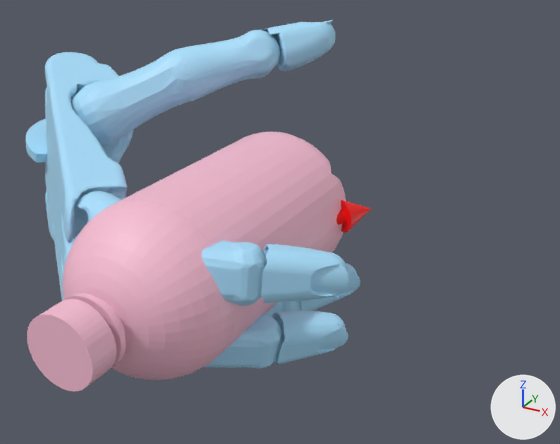
Two versions of the glTF model static/assets/cond/Shadowhand/contactdb+water_bottle/6.glb, one commit apart.
Rendered twice from a camera (50 mm lens) standing at (0.142, -0.207, 0.121) and looking at (0.005, 0.042, -0.004). Every picture has the same lights, and +X, +Y and +Z are marked at lower right. Where no turn or scale is listed for an object, it has been applied to the vertices. Vertices at the same position are counted once.

Objects in the first picture: 'geometry_1', 'geometry_2', 'water_bottle.stl'.
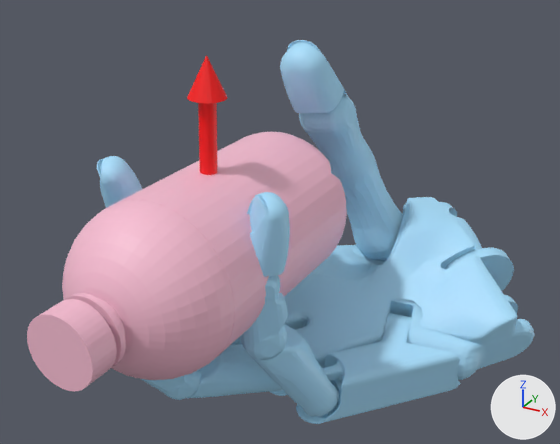
Where the change shows, as pixel boxes [x1, y1, x2, y2] in the pictures (560 x 444 px; the box of a moved part takes in the faces that stretch with it):
'geometry_1', reshaped (31% wider, 10% taller)
    before: [26, 20, 360, 369]
    after: [97, 40, 534, 424]
'geometry_2', reshaped
    before: [336, 200, 372, 233]
    after: [187, 55, 228, 175]
part 1 of me_geometry_1, moved or reshaped
    before: [45, 52, 127, 301]
    after: [270, 202, 534, 396]
part 2 of me_geometry_1, moved or reshaped
    before: [26, 119, 47, 162]
    after: [444, 248, 514, 291]
part 3 of me_geometry_1, moved or reshaped
    before: [97, 63, 134, 164]
    after: [359, 197, 517, 346]
part 4 of me_geometry_1, moved or reshaped (not visible afterwards)
    before: [75, 191, 121, 237]
part 5 of me_geometry_1, moved or reshaped (not visible afterwards)
    before: [202, 241, 267, 306]
part 6 of me_geometry_1, moved or reshaped
    before: [261, 244, 349, 303]
    after: [97, 156, 142, 208]
part 7 of me_geometry_1, moved or reshaped (not visible afterwards)
    before: [204, 315, 282, 369]
part 8 of me_geometry_1, moved or reshaped (not visible afterwards)
    before: [272, 310, 348, 364]
part 9 of me_geometry_1, moved or reshaped (not visible before)
    after: [188, 344, 282, 398]
part 10 of me_geometry_1, moved or reshaped
    before: [264, 302, 283, 317]
    after: [141, 370, 201, 400]
part 11 of me_geometry_1, moved or reshaped
    before: [52, 224, 54, 238]
    after: [296, 313, 461, 424]
part 12 of me_geometry_1, moved or reshaped (not visible before)
    after: [250, 324, 339, 416]
part 13 of me_geometry_1, moved or reshaped
    before: [280, 301, 302, 312]
    after: [239, 275, 288, 360]
part 14 of me_geometry_1, moved or reshaped
    before: [301, 263, 360, 311]
    after: [247, 192, 290, 277]
part 15 of me_geometry_1, moved or reshaped
    before: [71, 51, 193, 145]
    after: [343, 167, 404, 260]
part 16 of me_geometry_1, moved or reshaped
    before: [166, 30, 280, 102]
    after: [299, 94, 377, 189]
part 17 of me_geometry_1, moved or reshaped
    before: [261, 20, 336, 71]
    after: [280, 40, 348, 113]

What changed in the scene script:
```text
Change me_geometry_1:
    where me_geometry_1.from_pydata(...)  # 23775 vertices, 47220 faces; spans x -0.129..0.059, y -0.046..0.102, z -0.058..0.067
    me_geometry_1 part 1: the loose piece of 3477 vertices spanning x -0.129..-0.026, y -0.032..0.063, z -0.038..0.052 is multiplied about its middle by the matrix ((-0.599, 0.657, -0.458), (-0.553, 0.074, 0.83), (0.579, 0.75, 0.319)), then moved by (0.108, 0.067, -0.058)
    me_geometry_1 part 2: the loose piece of 90 vertices spanning x -0.128..-0.089, y 0.028..0.067, z 0.002..0.018 is multiplied about its middle by the matrix ((-0.599, 0.657, -0.458), (-0.553, 0.074, 0.83), (0.579, 0.75, 0.319)), then moved by (0.178, 0.057, -0.054)
    me_geometry_1 part 3: the loose piece of 2386 vertices spanning x -0.114..-0.064, y 0.021..0.067, z -0.031..0.048 is multiplied about its middle by the matrix ((-0.599, 0.657, -0.458), (-0.553, 0.074, 0.83), (0.579, 0.75, 0.319)), then moved by (0.144, 0.048, -0.044)
    me_geometry_1 part 4: the loose piece of 549 vertices spanning x -0.042..0.015, y -0.045..-0.011, z 0.002..0.022 is multiplied about its middle by the matrix ((-0.313, 0.782, -0.539), (-0.547, 0.315, 0.776), (0.777, 0.537, 0.329)), then moved by (-0.021, 0.074, -0.051)
    me_geometry_1 part 5: the loose piece of 224 vertices spanning x 0.0..0.038, y -0.046..-0.02, z 0.002..0.022 is multiplied about its middle by the matrix ((-0.477, 0.704, -0.526), (-0.584, 0.193, 0.788), (0.657, 0.683, 0.319)), then moved by (-0.069, 0.059, -0.029)
    me_geometry_1 part 6: the loose piece of 2529 vertices spanning x 0.032..0.059, y -0.031..-0.006, z 0.001..0.019 is multiplied about its middle by the matrix ((-0.458, 0.715, -0.528), (-0.581, 0.209, 0.787), (0.673, 0.667, 0.32)), then moved by (-0.097, 0.031, -0.001)
    me_geometry_1 part 7: the loose piece of 224 vertices spanning x -0.003..0.034, y -0.034..-0.003, z -0.034..-0.012 is multiplied about its middle by the matrix ((-0.669, 0.646, -0.366), (-0.5, -0.028, 0.866), (0.549, 0.762, 0.342)), then moved by (-0.054, 0.025, -0.01)
    me_geometry_1 part 8: the loose piece of 2529 vertices spanning x 0.024..0.05, y -0.011..0.016, z -0.034..-0.016 is multiplied about its middle by the matrix ((-0.654, 0.66, -0.368), (-0.498, -0.01, 0.867), (0.569, 0.751, 0.336)), then moved by (-0.074, -0.009, 0.019)
    me_geometry_1 part 9: the loose piece of 549 vertices spanning x -0.055..-0.003, y -0.022..0.022, z -0.045..-0.02 is multiplied about its middle by the matrix ((-0.865, 0.092, -0.492), (-0.444, -0.598, 0.668), (-0.233, 0.796, 0.558)), then moved by (0.027, 0.016, -0.028)
    me_geometry_1 part 10: the loose piece of 224 vertices spanning x -0.02..0.012, y 0.006..0.043, z -0.047..-0.026 is multiplied about its middle by the matrix ((-0.81, 0.348, -0.473), (-0.578, -0.332, 0.745), (0.102, 0.877, 0.47)), then moved by (-0.013, -0.036, -0.01)
    me_geometry_1 part 11: the loose piece of 746 vertices spanning x -0.106..-0.044, y -0.008..0.045, z -0.058..-0.008 is multiplied about its middle by the matrix ((-0.593, 0.668, -0.449), (-0.589, 0.02, 0.808), (0.549, 0.744, 0.382)), then moved by (0.124, 0.031, -0.029)
    me_geometry_1 part 12: the loose piece of 549 vertices spanning x -0.059..-0.006, y -0.005..0.035, z -0.057..-0.033 is multiplied about its middle by the matrix ((-0.474, 0.54, -0.696), (-0.788, 0.093, 0.608), (0.393, 0.837, 0.381)), then moved by (0.06, -0.005, -0.002)
    me_geometry_1 part 13: the loose piece of 224 vertices spanning x -0.021..0.016, y 0.019..0.048, z -0.05..-0.027 is multiplied about its middle by the matrix ((-0.264, 0.714, -0.649), (-0.619, 0.391, 0.682), (0.74, 0.581, 0.339)), then moved by (0.025, -0.037, 0.023)
    me_geometry_1 part 14: the loose piece of 2529 vertices spanning x 0.007..0.034, y 0.038..0.065, z -0.044..-0.025 is multiplied about its middle by the matrix ((-0.25, 0.721, -0.646), (-0.605, 0.405, 0.685), (0.756, 0.562, 0.335)), then moved by (0.006, -0.06, 0.048)
    me_geometry_1 part 15: the loose piece of 207 vertices spanning x -0.085..-0.035, y 0.018..0.064, z 0.019..0.058 is multiplied about its middle by the matrix ((-0.661, 0.609, -0.439), (-0.673, -0.221, 0.706), (0.332, 0.762, 0.556)), then moved by (0.081, 0.055, -0.052)
    me_geometry_1 part 16: the loose piece of 633 vertices spanning x -0.057..-0.012, y 0.042..0.086, z 0.036..0.065 is multiplied about its middle by the matrix ((-0.669, 0.594, -0.447), (-0.677, -0.239, 0.696), (0.307, 0.768, 0.562)), then moved by (0.047, 0.018, -0.032)
    me_geometry_1 part 17: the loose piece of 2380 vertices spanning x -0.027..0.004, y 0.072..0.102, z 0.046..0.067 is multiplied about its middle by the matrix ((-0.666, 0.594, -0.451), (-0.689, -0.258, 0.677), (0.286, 0.762, 0.581)), then moved by (0.02, -0.022, -0.01)
Change me_geometry_2:
    where me_geometry_2.from_pydata(...)  # 75 vertices, 144 faces; spans x -0.0025..0.0373, y -0.0016..0.0592, z -0.0051..0.0081
    me_geometry_2 part 18: the whole mesh is multiplied about the mesh origin by the matrix ((-0.818, 0.562, -0.127), (-0.132, 0.031, 0.991), (0.56, 0.827, 0.049))
```
